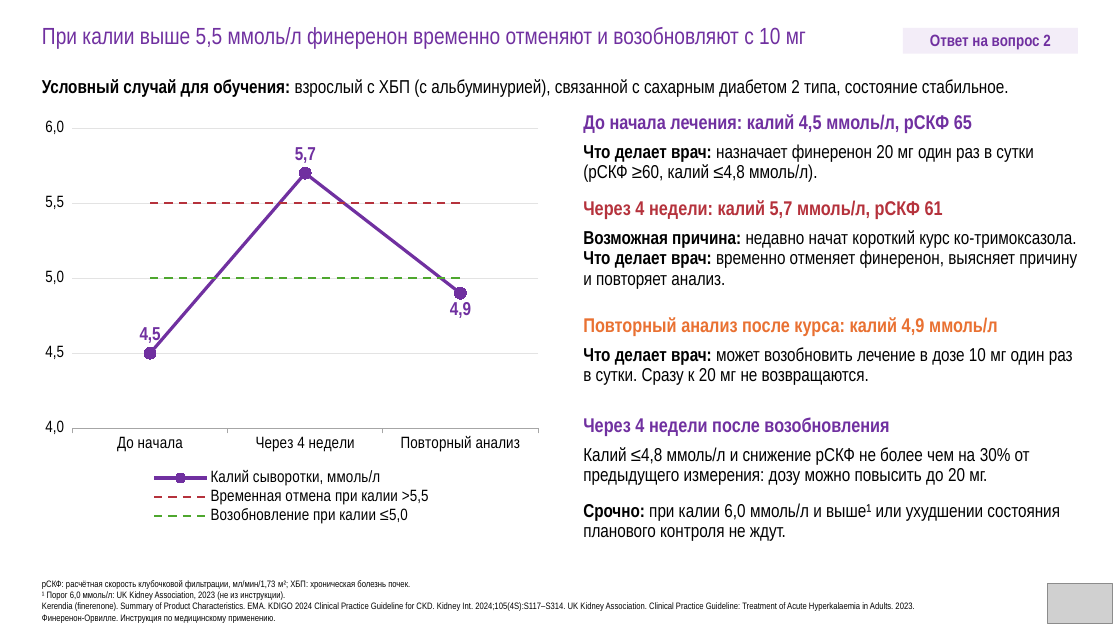
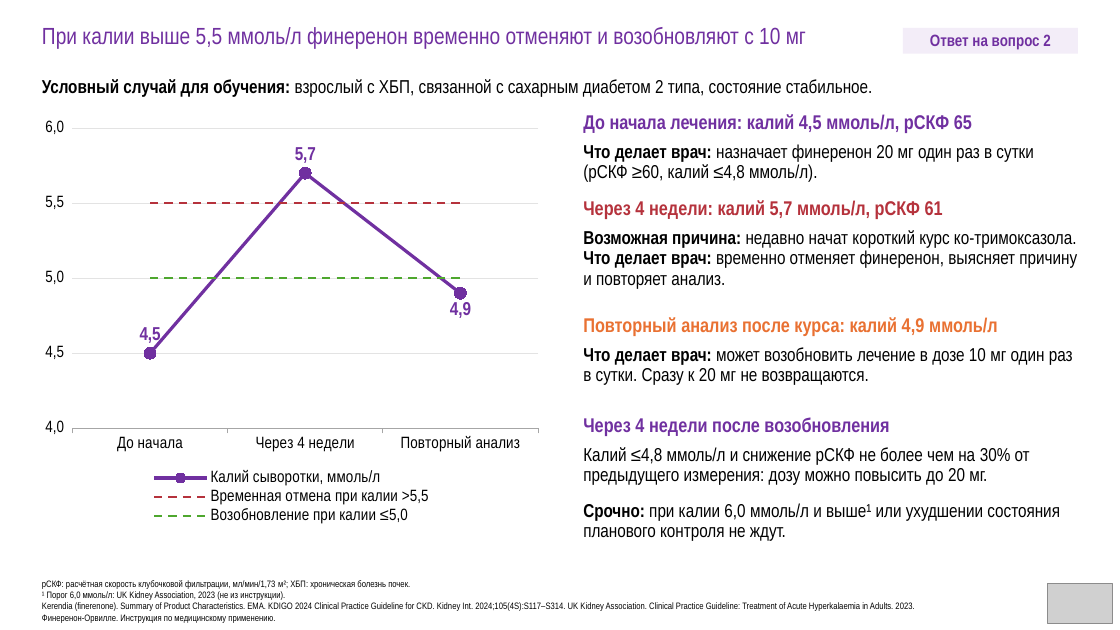
Before and after one commit to drabdulbosit1-eng/my-test-cloud, a slide deck: slide 37 of finerenone/Finerenone_Levin_reviewed.pptx. Drawn at 1120x630 pixels with LibreOffice and Linux fonts; fonts in the diff are those of the drawing; grey boxes stand for pictures. Boxes give left, top, right and bottom in pixels: in the first picture for what was removed or moved away, otherwise in the second. Text is boxed around its words. In the diff, an @@ line names an element or a change of style, - is before the commit and + after.

```diff
--- a/finerenone/Finerenone_Levin_reviewed.pptx
+++ b/finerenone/Finerenone_Levin_reviewed.pptx
@@ text at (42, 79, 873, 97): text changed @@
-Условный случай для обучения: взрослый с ХБП (с альбуминурией), связанной с сахарным диабетом 2 типа, состояние стабильное.
+Условный случай для обучения: взрослый с ХБП, связанной с сахарным диабетом 2 типа, состояние стабильное.
```
Also in this commit, not shown: 9 other slides changed, 5 other files.
